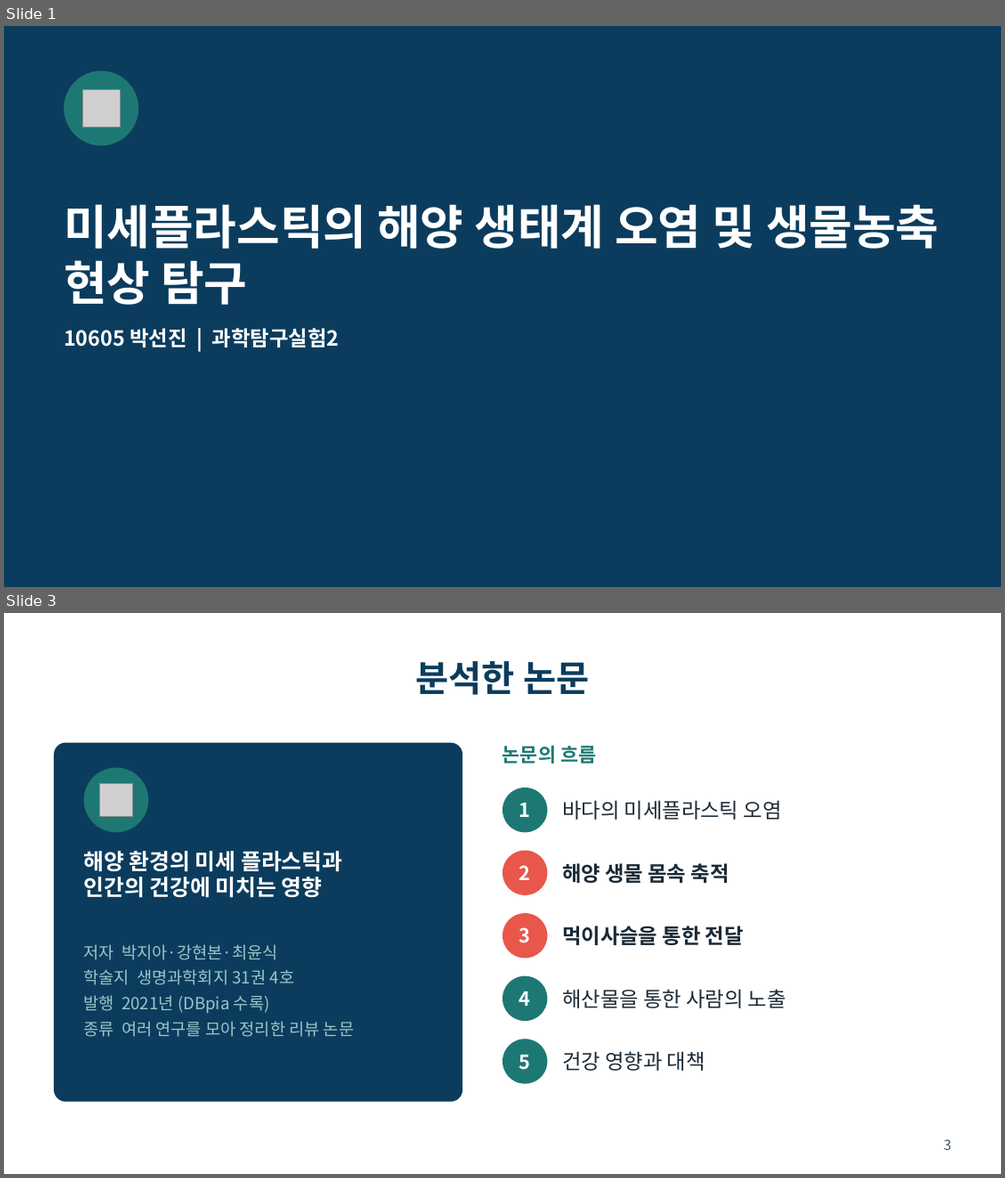
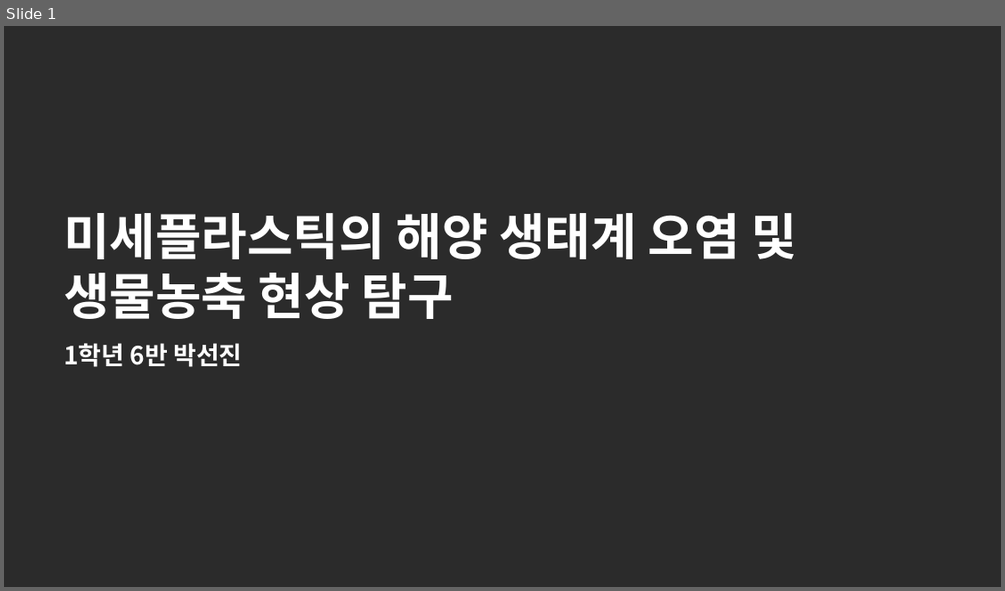
Before and after one commit to packsunjin/Graph, a slide deck: reports/미세플라스틱_발표_10605_박선진.pptx. Shown one above the other, each under a label of ours: slides 1 and 3 before the commit, slide 1 after it; the slides between them are not shown. The pictures are 1005x1178 and 1005x591 pixels, drawn with LibreOffice and Linux fonts; fonts in the diff are those of the drawing; grey boxes stand for pictures; background and template pictures are left out; a plain dark background stands for a picture behind light text. Boxes give left, top, right and bottom in pixels: in the first picture for what was removed or moved away, otherwise in the second. Text is boxed around its words. In the diff, an @@ line names an element or a change of style, - is before the commit and + after.

```diff
--- a/reports/미세플라스틱_발표_10605_박선진.pptx
+++ b/reports/미세플라스틱_발표_10605_박선진.pptx
@@ slide 3 removed at [4, 613, 1001, 1174], background #FFFFFF @@
@@ title removed at [415, 661, 589, 695] @@
-분석한 논문
@@ rounded rectangle removed at [54, 743, 462, 1102] @@
@@ text removed at [502, 745, 596, 763] @@
-논문의 흐름
@@ ellipse removed at [84, 768, 148, 832] @@
@@ picture removed at [100, 784, 132, 816] @@
@@ ellipse removed at [502, 787, 547, 832] @@
@@ text removed at [519, 803, 531, 817] @@
-1
@@ text removed at [562, 800, 782, 819] @@
-바다의 미세플라스틱 오염
@@ text removed at [84, 851, 342, 898] @@
-해양 환경의 미세 플라스틱과
-인간의 건강에 미치는 영향
@@ ellipse removed at [502, 851, 547, 895] @@
@@ text removed at [519, 865, 531, 880] @@
-2
@@ text removed at [562, 863, 729, 883] @@
-해양 생물 몸속 축적
@@ ellipse removed at [502, 913, 547, 958] @@
@@ text removed at [519, 927, 531, 943] @@
-3
@@ text removed at [562, 925, 744, 945] @@
-먹이사슬을 통한 전달
@@ text removed at [84, 944, 354, 1037] @@
-저자 박지아·강현본·최윤식
-학술지 생명과학회지 31권 4호
-발행 2021년 (DBpia 수록)
-종류 여러 연구를 모아 정리한 리뷰 논문
@@ ellipse removed at [502, 976, 547, 1021] @@
@@ text removed at [519, 991, 531, 1005] @@
-4
@@ text removed at [562, 989, 786, 1008] @@
-해산물을 통한 사람의 노출
@@ ellipse removed at [502, 1038, 547, 1084] @@
@@ text removed at [519, 1054, 531, 1070] @@
-5
@@ text removed at [562, 1051, 705, 1070] @@
-건강 영향과 대책
@@ page number removed at [944, 1139, 952, 1150] @@
-3
@@ slide 1 changed as well @@
@@ background #0B3C5D to picture (left out) @@
@@ ellipse removed at [64, 70, 138, 145] @@
@@ picture removed at [82, 90, 121, 127] @@
@@ title "미세플라스틱의 해양 생태계 오염 및 ..." at [64, 213, 797, 319]: size 34 to 36 pt @@
@@ text at [64, 343, 242, 367]: text changed; size 15 to 18 pt @@
-10605 박선진 | 과학탐구실험2
+1학년 6반 박선진
```
Also in this commit, not shown: 9 other slides changed, 4 slides added, 2 other slides removed, 1 other file.
